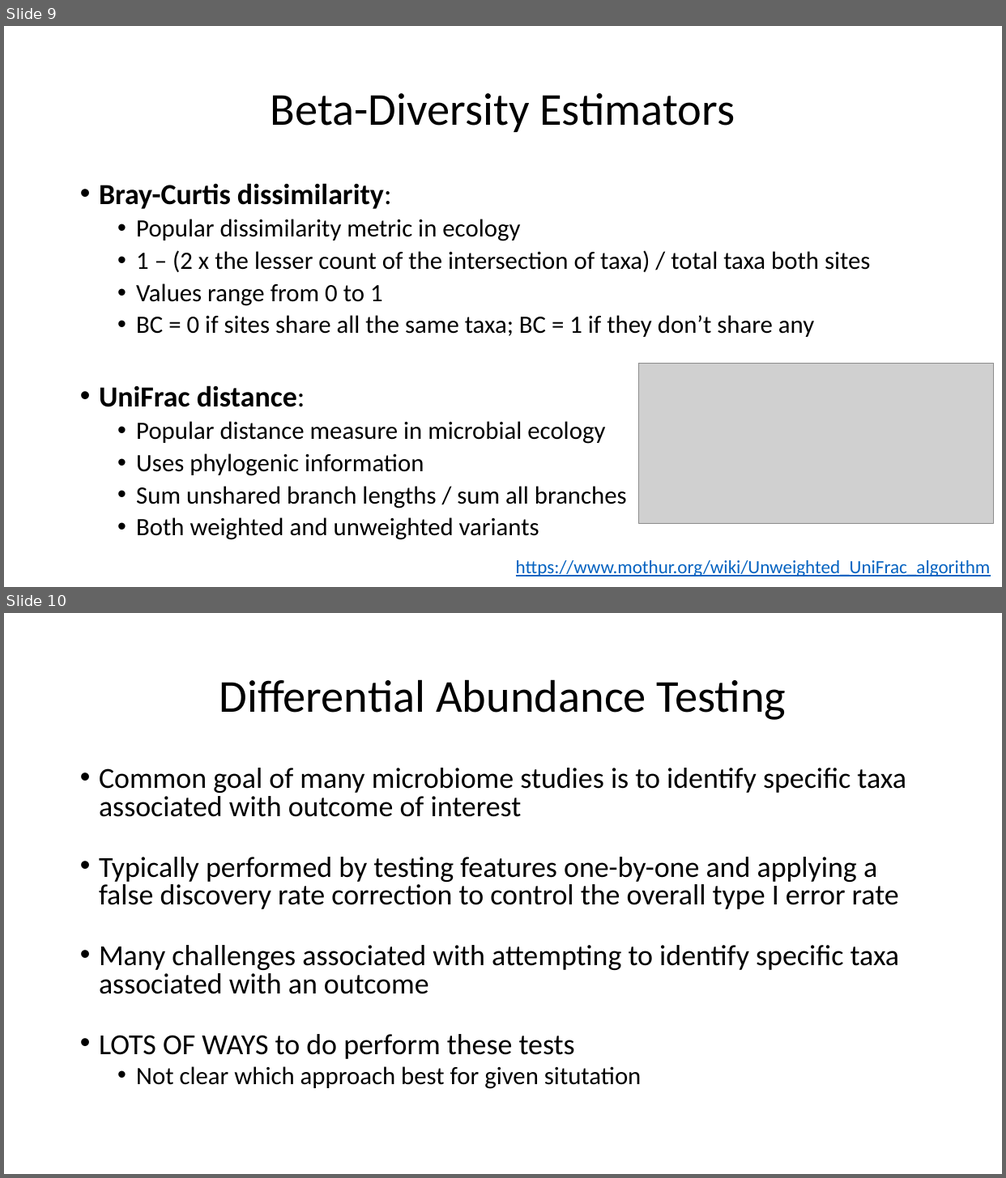
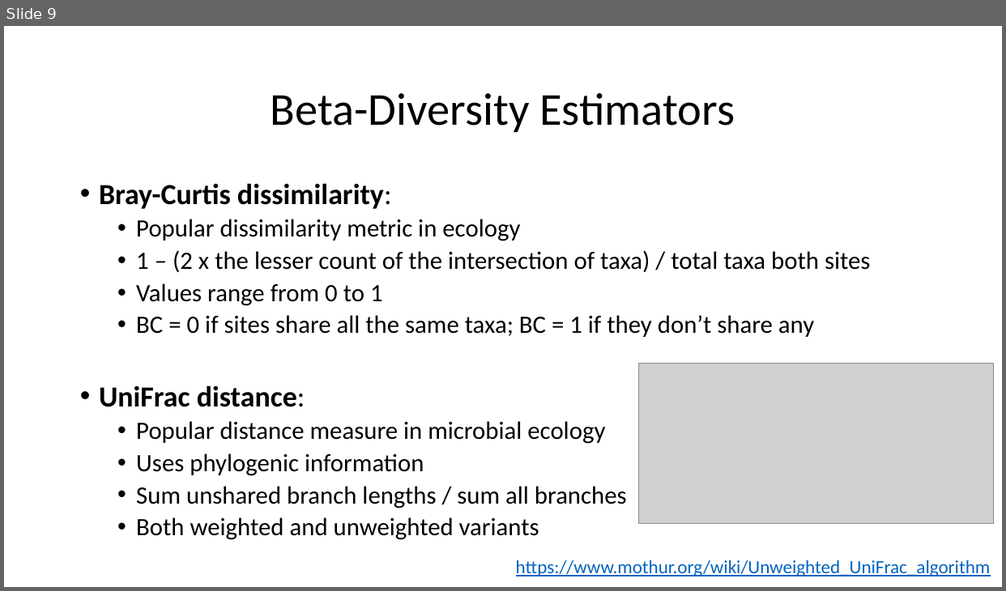
Before and after one commit to Nick243/Introduction-to-Metagenomics-Summer-Workshop-2019, a slide deck: CCHMC Microbiome Workshop - Intro to Stats - 7-15-19.pptx. Shown one above the other, each under a label of ours: slides 9 and 10 before the commit, slide 9 after it. The pictures are 1006x1178 and 1006x591 pixels, drawn with LibreOffice and Linux fonts; fonts in the diff are those of the drawing; grey boxes stand for pictures. Boxes give left, top, right and bottom in pixels: in the first picture for what was removed or moved away, otherwise in the second. Text is boxed around its words. In the diff, an @@ line names an element or a change of style, - is before the commit and + after.

```diff
--- a/CCHMC Microbiome Workshop - Intro to Stats - 7-15-19.pptx
+++ b/CCHMC Microbiome Workshop - Intro to Stats - 7-15-19.pptx
@@ slide 10 removed at box(4, 613, 1002, 1174), background #FFFFFF @@
@@ title removed at box(219, 679, 786, 720) @@
-Differential Abundance Testing
@@ text removed at box(99, 768, 906, 1089) @@
-• Common goal of many microbiome studies is to identify specific taxa associated with outcome of interest
-• Typically performed by testing features one-by-one and applying a false discovery rate correction to control the overall type I error rate
-• Many challenges associated with attempting to identify specific taxa associated with an outcome
-• LOTS OF WAYS to do perform these tests
-  • Not clear which approach best for given situtation
```
Also in this commit, not shown: 4 slides changed.
